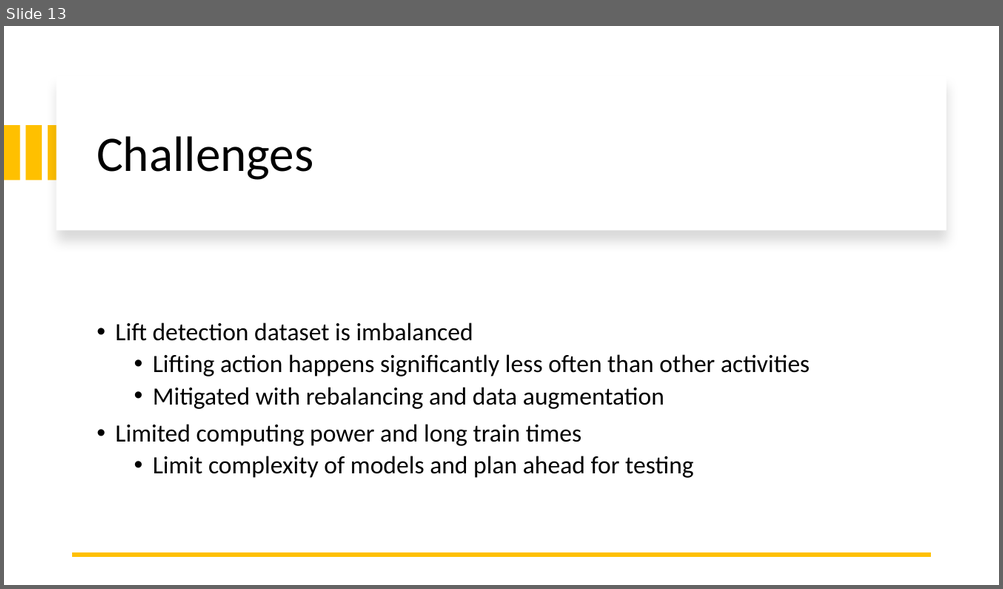
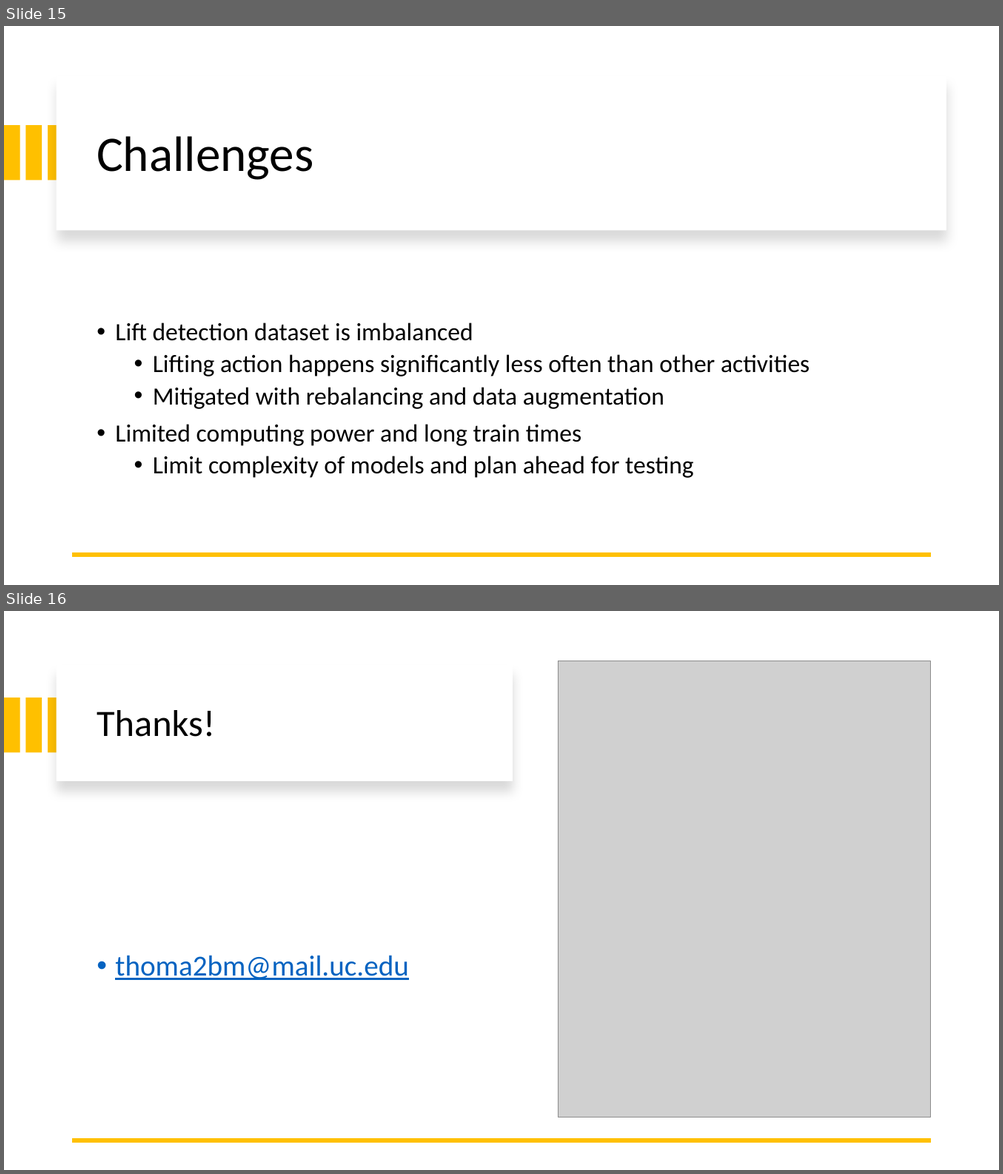
Before and after one commit to brennan-thomas/lift-risk, a slide deck: presentations/final.pptx. Shown one above the other, each under a label of ours: slide 13 before the commit, slides 15 and 16 after it. The pictures are 1003x589 and 1003x1174 pixels, drawn with LibreOffice and Linux fonts; fonts in the diff are those of the drawing; grey boxes stand for pictures. Boxes give left, top, right and bottom in pixels: in the first picture for what was removed or moved away, otherwise in the second. Text is boxed around its words. In the diff, an @@ line names an element or a change of style, - is before the commit and + after.

```diff
--- a/presentations/final.pptx
+++ b/presentations/final.pptx
@@ slide 16 added at (4,611,999,1170), background #FFFFFF @@
@@ rectangle added at (57,665,512,782), fill #FFFFFF @@
@@ picture added at (558,661,930,1118) @@
@@ rectangle added at (4,698,20,753), fill #FFC000 @@
@@ rectangle added at (25,698,41,753), fill #FFC000 @@
@@ rectangle added at (48,698,64,753), fill #FFC000 @@
@@ title added at (96,710,215,737), 36 pt, text #000000 @@
+Thanks!
@@ text added at (115,955,408,980), 28 pt, text #0563C1, underline @@
+• thoma2bm@mail.uc.edu
@@ line added from (930, 1141) to (73, 1141), #FFC000 4.5 pt @@
@@ what was slide 13 is now slide 15 @@
```
Also in this commit, not shown: 4 slides changed, 3 other slides added, 1 slide removed, 11 other files.
